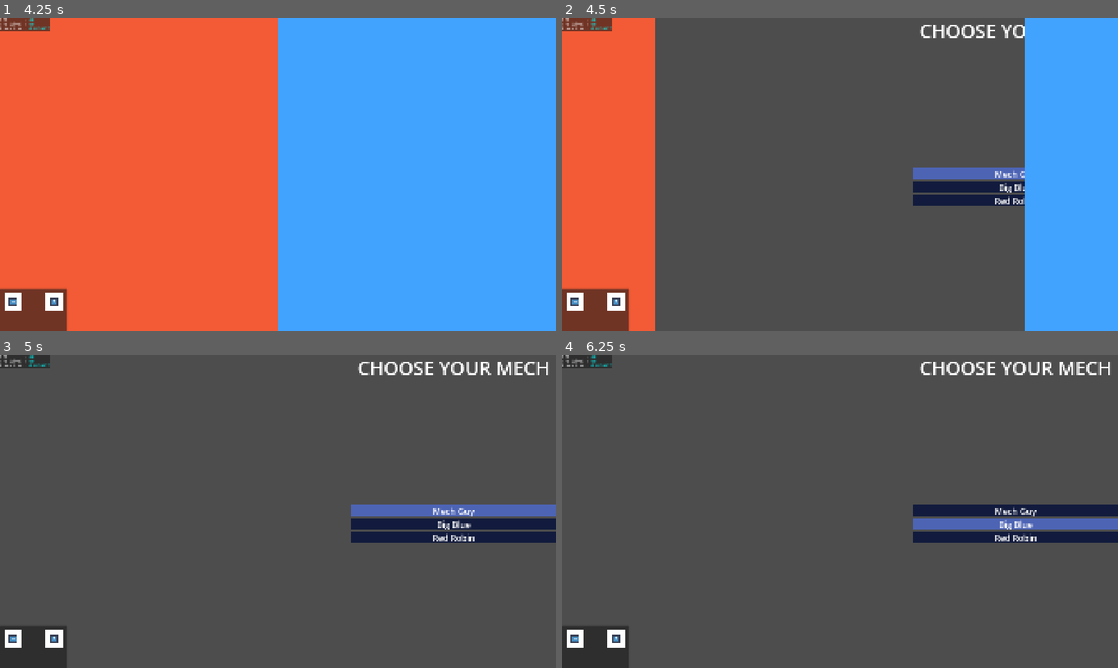
Above: before the commit, frames 1-4 (two rows, left to right).
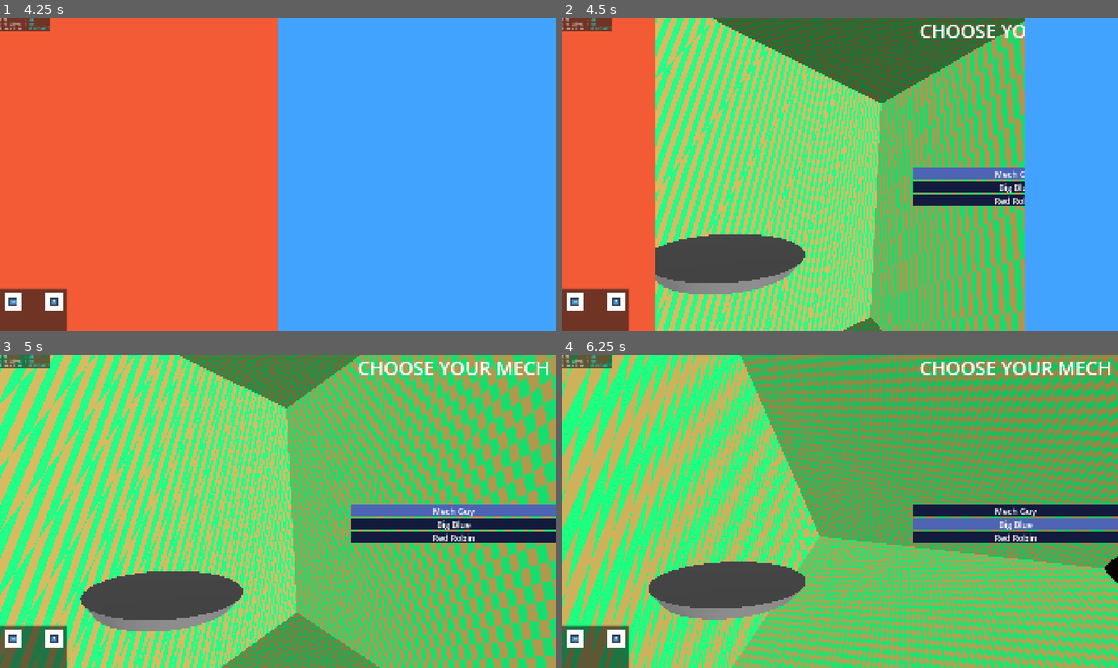
Above: after the commit, the same moments.

Repository: Slenderpi/ArcadeGame
Game: Godot game, scene res://core/main_scene/main_scene.tscn
The game is run twice, just before and just after one commit, with the same random seed, the same clock (stepped at 60 frames per second) and the same inputs. The engine's default icon, where the game draws it, is replaced by a stand-in: a white triangle on a blue panel in a dark square.
Inputs (mouse positions are in pixels of both pictures, inside the frame that each line leads up to):
- Up to frame 1 (4.25 s): tap Enter at 0.5 s; drag from (22, 24) to (333, 105) at 0.52 s; drag from (166, 190) to (250, 237) at 1.27 s; move the mouse to (333, 105) at 2.02 s; hold D (left_stick_east) 2.03-2.75 s; hold Q 2.03-2.75 s; drag from (250, 237) to (111, 127) at 2.77 s; move the mouse to (444, 221) at 3.52 s; hold Shift (left_button) from 3.53 s (still down); hold Ctrl from 3.53 s (still down)
- Up to frame 2 (4.5 s): release Shift (left_button) at 4.25 s; release Ctrl at 4.25 s; tap Space (left_trigger) at 4.25 s; drag from (673, 127) to (756, 96) at 4.27 s
- Up to frame 3 (5 s): no input
- Up to frame 4 (6.25 s): move the mouse to (867, 511) at 5.02 s; hold S (left_stick_south) 5.03-5.75 s; tap I at 5.1 s; click (867, 511) at 5.17 s; drag from (756, 433) to (728, 527) at 5.77 s

Frame 1 is identical in both runs. In frame 2, 61% of the frame differs, in the area x 16-84%, y 0-100%; in frame 3, 92%; in frame 4, 92%, in the area x 0-100%, y 0-100%.

Commit message:
Character select screen visual work, misc work

Diff:
--- a/core/finite_state_machine/primary_game_states/gameplay_state.gd
+++ b/core/finite_state_machine/primary_game_states/gameplay_state.gd
@@ -1,5 +1,9 @@
 extends StateBase
 class_name GameplayState
+
+
+## If true, skips StageSelectState.
+const DEV_SKIP_STAGE_SELECT_STATE = true
 
 
 var fsm : StateMachine
@@ -37,7 +41,11 @@
 # payload idea: character choices
 func _enter_state_stage_select(payload: Dictionary) -> void:
 	print("[State][Primary][Gameplay]: _enter_state_stage_select() given payload %s." % str(payload))
-	fsm.change_state(StateFactory.create(StageSelectState, _enter_state_combat), payload)
+	if DEV_SKIP_STAGE_SELECT_STATE:
+		payload[&"stage"] = StageRefs.EStage.DEV
+		_enter_state_combat(payload)
+	else:
+		fsm.change_state(StateFactory.create(StageSelectState, _enter_state_combat), payload)
 
 
 # TODO
--- a/core/finite_state_machine/primary_game_states/gameplay_states/character_select_state.gd
+++ b/core/finite_state_machine/primary_game_states/gameplay_states/character_select_state.gd
@@ -4,12 +4,12 @@
 
 var selected_option : int:
 	get:
-		return _character_select_visuals.curr_selection
+		return _visuals.curr_selection
 	set(value):
-		_character_select_visuals.curr_selection = value
+		_visuals.curr_selection = value
 
 
-var _character_select_visuals : CharacterSelectScene
+var _visuals : CharacterSelectScene
 
 # -1 = down, 0 = none, 1 = up
 var _last_lstick_read : int = 0
@@ -19,22 +19,24 @@
 
 func enter(_payload: Dictionary = {}) -> void:
 	Debug.print_info("[State][Gameplay][CharacterSelect]: >> enter()")
-	_character_select_visuals = load("res://scenes/character_select/character_select_scene.tscn").instantiate()
-	GameStateManager.folder_arcade_visuals.add_child(_character_select_visuals)
+	_visuals = load("res://scenes/character_select/character_select_scene.tscn").instantiate()
+	GameStateManager.folder_arcade_visuals.add_child(_visuals)
+	GameStateManager.camera.first_person_target = _visuals.cam_target
+	GameStateManager.camera.camera_mode = GameCamera.ECameraMode.FIRST_PERSON
 	await Transitioner.end_transition()
 
 
 func update(_delta: float) -> void:
 	_navigate_menu()
 	if InputReader.is_any_binary_active():
-		_character_select_visuals.on_option_chosen()
+		_visuals.on_option_chosen()
 		finished.emit({&"mech0": selected_option, &"mech1": MechRefs.EMech.BIG_BLUE})
 
 
 func exit() -> void:
 	Debug.print_info("[State][Gameplay][CharacterSelect]: << exit()")
 	await Transitioner.begin_transition()
-	_character_select_visuals.queue_free()
+	_visuals.queue_free()
 
 
 func _navigate_menu() -> void:
--- a/core/finite_state_machine/primary_game_states/gameplay_states/combat_state.gd
+++ b/core/finite_state_machine/primary_game_states/gameplay_states/combat_state.gd
@@ -25,6 +25,9 @@
 
 	GameStateManager.folder_arcade_visuals.add_child(_mech_0, true)
 	GameStateManager.folder_arcade_visuals.add_child(_mech_1, true)
+
+	GameStateManager.camera.camera_target = _mech_0
+
 	await Transitioner.end_transition()
 
 
--- a/core/finite_state_machine/state_machine.gd
+++ b/core/finite_state_machine/state_machine.gd
@@ -56,8 +56,8 @@
 ## the events will immediately get processed (if the node supports it).[br][br]
 ## Nopte that an event that cannot be processed by the current node
 ## will remain in the event queue.
-func push_event(event_name: StringName, data: Dictionary = {}) -> void:
-	_event_queue.append({&"name": event_name, &"data": data})
+func push_event(eventName: StringName, data: Dictionary = {}) -> void:
+	_event_queue.append({&"name": eventName, &"data": data})
 	if not _transitioning:
 		_drain_event_queue()
 
--- a/core/globals/game_state_manager.gd
+++ b/core/globals/game_state_manager.gd
@@ -19,6 +19,9 @@
 ## 2. AttractModeState[br]
 ## 3. GameplayState
 var fsm : StateMachine
+## Reference to the GameCamera.
+## The MainScene should contain it when calling [method GameStateManager.start].
+var camera : GameCamera
 
 var folder_arcade_visuals : Node
 
@@ -44,6 +47,7 @@
 func start(mainScene: MainScene) -> void:
 	Debug.print_notify("[GameStateManager]: Game state starting.")
 	folder_arcade_visuals = mainScene.folder_arcade_visuals
+	camera = mainScene._game_camera
 	process_mode = Node.PROCESS_MODE_ALWAYS
 	fsm  = StateMachine.new()
 	_enter_state_booting(mainScene)
--- a/core/globals/network_manager.gd
+++ b/core/globals/network_manager.gd
@@ -2,7 +2,7 @@
 
 ## If true, NetworkManager will look for an ethernet IP to use.
 ## Otherwise, it will look for a wifi IP.
-const USE_ETH_IP : bool = true
+const USE_ETH_IP : bool = false
 ## If true, NetworkManager will print many more messages in the console.
 const VERBOSE : bool = false
 
--- a/scenes/character_select/character_select_scene.gd
+++ b/scenes/character_select/character_select_scene.gd
@@ -9,8 +9,10 @@
 		set_selection(value)
 
 
-@onready
-var _mech_options_container := $CharacterSelectCanvasLayer/Control/MechOptionsContainer
+@export
+var _mech_options_container : Container
+@export
+var cam_target : Node3D
 
 var _mech_option_ui_element_scene := preload("res://scenes/character_select/accessories/mech_option_ui_element.tscn")
 
--- a/scenes/character_select/character_select_scene.tscn
+++ b/scenes/character_select/character_select_scene.tscn
@@ -1,9 +1,54 @@
 [gd_scene format=3 uid="uid://pde8fgwa6k0d"]
 
 [ext_resource type="Script" uid="uid://bc18vpq34qbbs" path="res://scenes/character_select/character_select_scene.gd" id="1_ybrop"]
+[ext_resource type="Script" uid="uid://bfmi3oyjgk54i" path="res://scenes/attract_mode/accessories/attract_skybox_thing.gd" id="2_2jec7"]
 
-[node name="CharacterSelectScene" type="Node" unique_id=810698279]
+[sub_resource type="Shader" id="Shader_v0gnm"]
+code = "shader_type spatial;
+
+/**
+Size of checkers.
+Checkers are uniform in size, regardless of the size and scale of the mesh.
+The position of the checkers also ignores the position and rotation of the mesh.
+ */
+uniform float checker_size : hint_range(0.1, 10) = 1.0;
+/** Color for half of the checkers. */
+uniform vec4 color1 : source_color = vec4(1.0, 1.0, 1.0, 1.0);
+/** Color for other half of the checkers. */
+uniform vec4 color2 : source_color = vec4(0.66, 0.66, 0.66, 1.0);
+
+varying vec3 world_pos;
+
+void vertex() {
+    world_pos = (MODEL_MATRIX * vec4(VERTEX, 1.0)).xyz;
+}
+
+void fragment() {
+	vec2 grid = floor(world_pos.xz / checker_size);
+    float checker = mod(grid.x + grid.y, 2.0);
+    ALBEDO = mix(color1.rgb, color2.rgb, checker);
+}"
+
+[sub_resource type="ShaderMaterial" id="ShaderMaterial_2jec7"]
+render_priority = 0
+shader = SubResource("Shader_v0gnm")
+shader_parameter/checker_size = 1.0
+shader_parameter/color1 = Color(0, 0.98039216, 0.47843137, 1)
+shader_parameter/color2 = Color(0.78, 0.67444, 0.3276, 1)
+
+[sub_resource type="BoxMesh" id="BoxMesh_xse17"]
+flip_faces = true
+size = Vector3(100, 100, 100)
+
+[sub_resource type="CylinderMesh" id="CylinderMesh_xse17"]
+top_radius = 1.15
+bottom_radius = 1.0
+height = 0.2
+
+[node name="CharacterSelectScene" type="Node" unique_id=810698279 node_paths=PackedStringArray("_mech_options_container", "cam_target")]
 script = ExtResource("1_ybrop")
+_mech_options_container = NodePath("CharacterSelectCanvasLayer/Control/MechOptionsContainer")
+cam_target = NodePath("Node3D/CameraTarget")
 
 [node name="CharacterSelectCanvasLayer" type="CanvasLayer" parent="." unique_id=1404735186]
 
@@ -37,3 +82,31 @@
 grow_horizontal = 2
 grow_vertical = 2
 alignment = 1
+
+[node name="Node3D" type="Node3D" parent="." unique_id=650829276]
+
+[node name="CameraTarget" type="Marker3D" parent="Node3D" unique_id=537063166]
+transform = Transform3D(0.86956716, -0.20966783, -0.44709343, 0.14556384, 0.9739905, -0.1736482, 0.47187316, 0.08591812, 0.87747025, 0, 1.2, 3.469)
+gizmo_extents = 1.0
+
+[node name="Lighting" type="Node3D" parent="Node3D" unique_id=728552518]
+transform = Transform3D(0.9999999, 1.4901161e-08, 0, 0, 0.9999999, -1.4901161e-08, 5.9604645e-08, 1.4901161e-08, 0.99999994, 0, 0, 0)
+
+[node name="DirectionalLight3D" type="DirectionalLight3D" parent="Node3D/Lighting" unique_id=749340070]
+transform = Transform3D(0.5, -2.1844002e-08, 0.86602557, 0.22414389, 0.965926, -0.12940952, -0.8365165, 0.2588191, 0.48296288, 0, 0, 0)
+light_bake_mode = 1
+
+[node name="DirectionalLight3D2" type="DirectionalLight3D" parent="Node3D/Lighting" unique_id=1950727033]
+transform = Transform3D(0.7071069, 1.7216724e-08, -0.7071068, 0.18301272, 0.965926, 0.18301278, 0.6830128, -0.2588191, 0.68301284, 0, 0, 0)
+light_bake_mode = 1
+
+[node name="Meshes" type="Node3D" parent="Node3D" unique_id=424281521]
+
+[node name="SkyboxCube" type="MeshInstance3D" parent="Node3D/Meshes" unique_id=213197732]
+transform = Transform3D(1, 0, 0, 0, 1, 0, 0, 0, 1, 4.934071, -2.2142773, -1.6513531)
+material_override = SubResource("ShaderMaterial_2jec7")
+mesh = SubResource("BoxMesh_xse17")
+script = ExtResource("2_2jec7")
+
+[node name="Stage" type="MeshInstance3D" parent="Node3D/Meshes" unique_id=814866546]
+mesh = SubResource("CylinderMesh_xse17")
